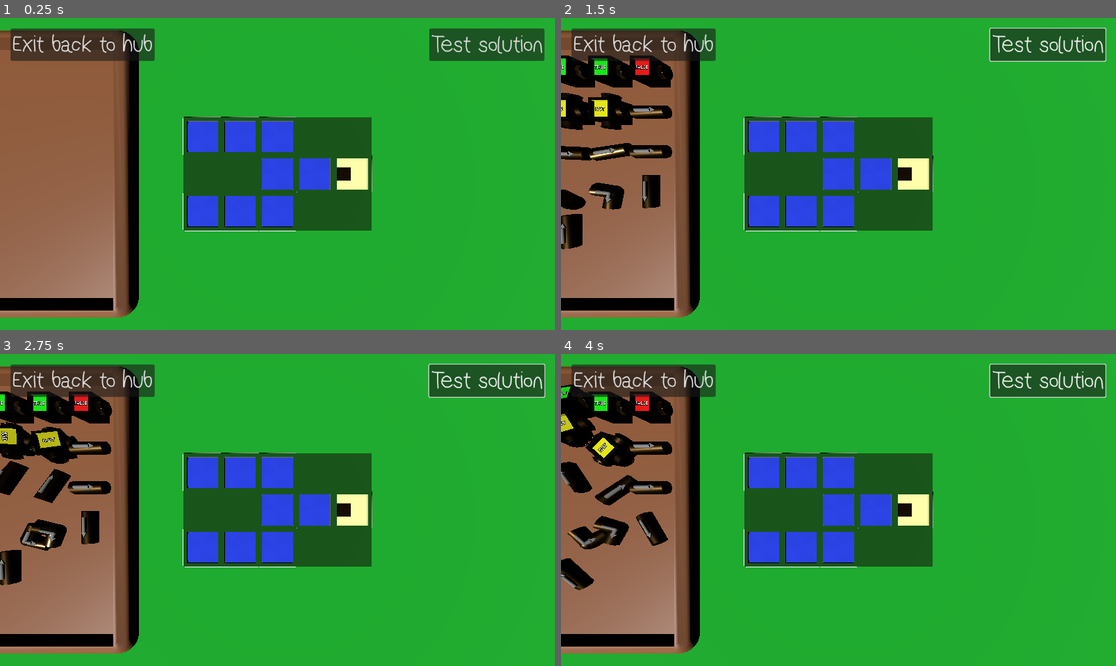
Above: before the commit, frames 1-4 (two rows, left to right).
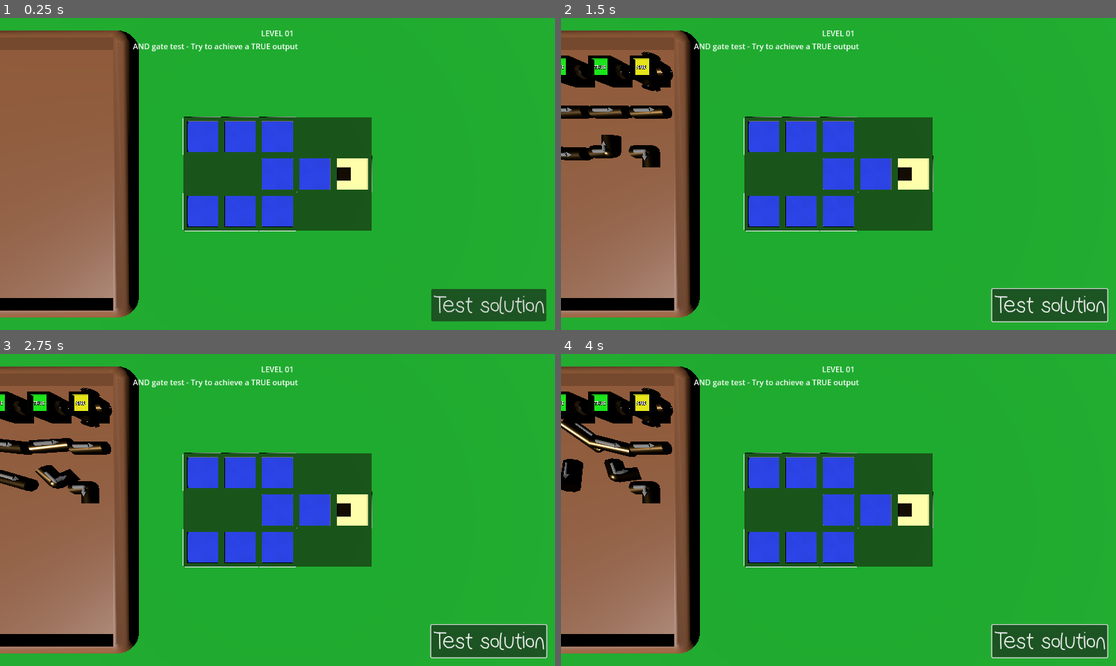
Above: after the commit, the same moments.

Repository: gingeapple182/COMP3000
Game: Godot game, scene res://Scenes/puzzle_board.tscn
Two runs of this game, one before a commit and one after it. Both use one fixed random seed, a clock stepped at 60 frames per second and the inputs below. This scene is started directly instead of the project's main scene.
Inputs (mouse positions are in pixels of both pictures, inside the frame that each line leads up to):
- Up to frame 1 (0.25 s): no input
- Up to frame 2 (1.5 s): click "Test solution" at 0.5 s; tap Enter (ui_accept) at 1.25 s; move the mouse to (960, 158) at 1.27 s; hold Right (ui_right) from 1.28 s (still down); hold L (switch_scene) from 1.28 s (still down); click (960, 158) at 1.42 s
- Up to frame 3 (2.75 s): tap Enter (ui_accept) at 1.52, 2.27 s; move the mouse to (166, 525) at 2.02 s; release Right (ui_right) at 2.03 s; release L (switch_scene) at 2.03 s; hold Down (ui_down) from 2.03 s (still down); tap ` (freefly) at 2.1 s; tap L (switch_scene) at 2.3 s
- Up to frame 4 (4 s): move the mouse to (894, 441) at 2.77 s; release Down (ui_down) at 2.78 s; hold Right (ui_right) 2.78-3.53 s; hold F (interact) 2.78-3.53 s; tap L (switch_scene) at 3.05, 3.8 s; move the mouse to (810, 572) at 3.52 s; hold Up (ui_up) from 3.53 s (still down); tap Shift (sprint) at 3.6 s; click (810, 572) at 3.67 s; tap Enter (ui_accept) at 3.77 s

The runs differ from the first frame. In frame 1, 7.2% of the frame differs, in the area x 1-99%, y 3-98%; in frame 2, 10%; in frame 3, 11%, in the area x 0-99%, y 3-98%; in frame 4, 11%.

Commit message:
Puzzle - LevelData
Made level data unique for different levels and added some basic styling

Added:
clipboard_menu.tres
- Button
- Label
- PanelContainer
- RichTextLabel
tylerPortrait.png
level_01/level_02/level_03.tres

Updated:
grid_manager.gd
- Added OR block logic
- Added error handling
level_complete.gd
- Rebound linked files
LevelData.gd
- Expanded level data inputs
pause_menu.gd
puzzle_controller.gd
- OR gate logic

Diff:
--- a/Levels/Level_Tutorial/level_01.tres
+++ b/Levels/Level_Tutorial/level_01.tres
@@ -4,20 +4,23 @@
 
 [resource]
 script = ExtResource("1_qwcqx")
-level_name = "Intro Logic Puzzle 01"
+level_id = "tutorial_level_01"
 tile_map = "11100
 00112
 11100"
-description = ""
+display_title = "LEVEL 01"
+level_description = "AND gate test - Try to achieve a TRUE output"
+level_complete_description = "Congratulations, you successfully completed the AND gate tutorial level"
+expected_output = 0
 true_value_count = 2
-false_value_count = 1
+false_value_count = 0
 and_gate_count = 1
-not_gate_count = 1
+not_gate_count = 0
 or_gate_count = 0
 L_U_connector_count = 1
 L_R_connector_count = 4
 L_D_connector_count = 1
-D_U_connector_count = 1
+D_U_connector_count = 0
 D_R_connector_count = 0
 U_R_connector_count = 0
-U_D_connector_count = 1
+U_D_connector_count = 0
--- a/Levels/Level_Tutorial/level_02.tres
+++ b/Levels/Level_Tutorial/level_02.tres
@@ -4,20 +4,24 @@
 
 [resource]
 script = ExtResource("1_cqs51")
-level_name = "Intro Logic Puzzle 02"
-tile_map = "11112
-00100
-11100"
-description = ""
-true_value_count = 2
-false_value_count = 1
-and_gate_count = 1
+level_id = "tutorial_level_02"
+tile_map = "00000
+11112
+00000
+"
+display_title = "LEVEL 02"
+level_description = "NOT gate test - Try to achieve a FALSE output"
+level_complete_description = "Congratulations, you successfully completed the NOT gate tutorial level"
+expected_output = 1
+true_value_count = 1
+false_value_count = 0
+and_gate_count = 0
 not_gate_count = 1
 or_gate_count = 0
-L_U_connector_count = 1
-L_R_connector_count = 4
-L_D_connector_count = 1
-D_U_connector_count = 1
+L_U_connector_count = 0
+L_R_connector_count = 2
+L_D_connector_count = 0
+D_U_connector_count = 0
 D_R_connector_count = 0
 U_R_connector_count = 0
-U_D_connector_count = 1
+U_D_connector_count = 0
--- /dev/null
+++ b/Levels/Level_Tutorial/level_03.tres
@@ -0,0 +1,26 @@
+[gd_resource type="Resource" script_class="LevelData" load_steps=2 format=3 uid="uid://d0xld8jy7kyix"]
+
+[ext_resource type="Script" path="res://Scripts/LevelData.gd" id="1_2gjhl"]
+
+[resource]
+script = ExtResource("1_2gjhl")
+level_id = "tutorial_level_03"
+tile_map = "11100
+00112
+11100"
+display_title = "LEVEL 03"
+level_description = "OR gate test - Try to achieve a TRUE output"
+level_complete_description = "Congratulations, you successfully completed the OR gate tutorial level"
+expected_output = 0
+true_value_count = 2
+false_value_count = 2
+and_gate_count = 0
+not_gate_count = 0
+or_gate_count = 1
+L_U_connector_count = 1
+L_R_connector_count = 4
+L_D_connector_count = 1
+D_U_connector_count = 0
+D_R_connector_count = 0
+U_R_connector_count = 0
+U_D_connector_count = 0
--- /dev/null
+++ b/Resources/Clipboard/cardboardPanel.tres
@@ -0,0 +1,10 @@
+[gd_resource type="StyleBoxFlat" format=3 uid="uid://w32rrqc5qme1"]
+
+[resource]
+bg_color = Color(0.545098, 0.419608, 0.290196, 1)
+border_width_left = 10
+border_width_top = 20
+border_width_right = 10
+border_color = Color(0.505239, 0.3867, 0.264262, 1)
+corner_radius_top_left = 10
+corner_radius_top_right = 10
--- /dev/null
+++ b/Resources/Clipboard/paperPanel.tres
@@ -0,0 +1,16 @@
+[gd_resource type="StyleBoxFlat" format=3 uid="uid://csoqj61svr6e8"]
+
+[resource]
+content_margin_left = 20.0
+content_margin_top = 20.0
+content_margin_right = 20.0
+content_margin_bottom = 20.0
+bg_color = Color(0.960784, 0.952941, 0.933333, 1)
+border_width_left = 2
+border_width_top = 2
+border_width_right = 2
+border_width_bottom = 2
+corner_radius_top_left = 2
+corner_radius_top_right = 2
+corner_radius_bottom_right = 2
+corner_radius_bottom_left = 2
--- /dev/null
+++ b/Resources/clipboard_menu.tres
@@ -0,0 +1,65 @@
+[gd_resource type="Theme" load_steps=6 format=3 uid="uid://b36gcvokacoai"]
+
+[ext_resource type="StyleBox" uid="uid://w32rrqc5qme1" path="res://Resources/Clipboard/cardboardPanel.tres" id="1_1fy3p"]
+[ext_resource type="FontFile" uid="uid://bwbipxb1wjho4" path="res://Scenes/Assets/Fonts/AppleStormRg.otf" id="2_2yn6a"]
+
+[sub_resource type="StyleBoxFlat" id="StyleBoxFlat_8t7vr"]
+content_margin_left = 10.0
+content_margin_top = 5.0
+content_margin_right = 10.0
+content_margin_bottom = 5.0
+bg_color = Color(0.903598, 0.903598, 0.903598, 0.219608)
+border_width_left = 2
+border_width_top = 2
+border_width_right = 2
+border_width_bottom = 2
+border_color = Color(0.548963, 0.548963, 0.548962, 1)
+border_blend = true
+corner_radius_top_left = 2
+corner_radius_top_right = 2
+corner_radius_bottom_right = 2
+corner_radius_bottom_left = 2
+
+[sub_resource type="StyleBoxFlat" id="StyleBoxFlat_mk3tb"]
+content_margin_left = 10.0
+content_margin_top = 5.0
+content_margin_right = 10.0
+content_margin_bottom = 5.0
+bg_color = Color(1, 1, 1, 0.219608)
+border_width_left = 2
+border_width_top = 2
+border_width_right = 2
+border_width_bottom = 2
+border_blend = true
+corner_radius_top_left = 2
+corner_radius_top_right = 2
+corner_radius_bottom_right = 2
+corner_radius_bottom_left = 2
+
+[sub_resource type="StyleBoxFlat" id="StyleBoxFlat_v0p7u"]
+content_margin_left = 15.0
+content_margin_top = 10.0
+content_margin_right = 15.0
+content_margin_bottom = 10.0
+bg_color = Color(0.775065, 0.775063, 0.775063, 0.219608)
+border_width_left = 2
+border_width_top = 2
+border_width_right = 2
+border_width_bottom = 2
+border_color = Color(0.450648, 0.450648, 0.450648, 1)
+border_blend = true
+corner_radius_top_left = 2
+corner_radius_top_right = 2
+corner_radius_bottom_right = 2
+corner_radius_bottom_left = 2
+
+[resource]
+default_font = ExtResource("2_2yn6a")
+Button/colors/font_color = Color(0.183591, 0.18359, 0.18359, 1)
+Button/styles/hover = SubResource("StyleBoxFlat_8t7vr")
+Button/styles/normal = SubResource("StyleBoxFlat_mk3tb")
+Button/styles/pressed = SubResource("StyleBoxFlat_v0p7u")
+Label/colors/font_color = Color(0, 0, 0, 1)
+Label/font_sizes/font_size = 25
+PanelContainer/styles/panel = ExtResource("1_1fy3p")
+RichTextLabel/colors/default_color = Color(0, 0, 0, 1)
--- a/Scenes/Assets/Assets/logic_block.tscn
+++ b/Scenes/Assets/Assets/logic_block.tscn
@@ -479,7 +479,6 @@
 material = ExtResource("2_tpvbb")
 
 [node name="OR" type="Node3D" parent="GATE"]
-visible = false
 
 [node name="CSGMesh3D" type="CSGMesh3D" parent="GATE/OR"]
 mesh = SubResource("BoxMesh_o18ic")
--- a/Scenes/Menus/level_complete.tscn
+++ b/Scenes/Menus/level_complete.tscn
@@ -1,10 +1,10 @@
-[gd_scene load_steps=5 format=3 uid="uid://drn8aswwgcesl"]
+[gd_scene load_steps=6 format=3 uid="uid://drn8aswwgcesl"]
 
 [ext_resource type="Script" path="res://Scripts/level_complete.gd" id="1_ndtel"]
+[ext_resource type="Theme" uid="uid://b36gcvokacoai" path="res://Resources/clipboard_menu.tres" id="2_gu5nw"]
+[ext_resource type="StyleBox" uid="uid://csoqj61svr6e8" path="res://Resources/Clipboard/paperPanel.tres" id="3_4cvl7"]
 
 [sub_resource type="CanvasItemMaterial" id="CanvasItemMaterial_umxbn"]
-
-[sub_resource type="Theme" id="Theme_spn1k"]
 
 [sub_resource type="Theme" id="Theme_qbokc"]
 
@@ -26,7 +26,7 @@
 grow_vertical = 2
 color = Color(0.419608, 0.419608, 0.419608, 0.729412)
 
-[node name="PanelContainer" type="PanelContainer" parent="."]
+[node name="ClipboardPanel" type="PanelContainer" parent="."]
 material = SubResource("CanvasItemMaterial_umxbn")
 layout_mode = 1
 anchors_preset = 7
@@ -39,39 +39,47 @@
 offset_right = 211.0
 grow_horizontal = 2
 grow_vertical = 0
-theme = SubResource("Theme_spn1k")
+theme = ExtResource("2_gu5nw")
 
-[node name="VBoxContainer" type="VBoxContainer" parent="PanelContainer"]
+[node name="PaperPanel" type="PanelContainer" parent="ClipboardPanel"]
+material = SubResource("CanvasItemMaterial_umxbn")
+layout_mode = 2
+theme = ExtResource("2_gu5nw")
+theme_override_styles/panel = ExtResource("3_4cvl7")
+
+[node name="VBoxContainer" type="VBoxContainer" parent="ClipboardPanel/PaperPanel"]
 layout_mode = 2
 theme = SubResource("Theme_qbokc")
 theme_override_constants/separation = 10
 
-[node name="Label" type="Label" parent="PanelContainer/VBoxContainer"]
+[node name="Label" type="Label" parent="ClipboardPanel/PaperPanel/VBoxContainer"]
 layout_mode = 2
 text = "LEVEL COMPLETE!"
 horizontal_alignment = 1
 
-[node name="RichTextLabel" type="RichTextLabel" parent="PanelContainer/VBoxContainer"]
+[node name="Description" type="RichTextLabel" parent="ClipboardPanel/PaperPanel/VBoxContainer"]
 layout_mode = 2
 text = "Congratulations for completing [LEVEL]"
 fit_content = true
+tab_size = 7
 
-[node name="HBoxContainer" type="HBoxContainer" parent="PanelContainer/VBoxContainer"]
+[node name="HBoxContainer" type="HBoxContainer" parent="ClipboardPanel/PaperPanel/VBoxContainer"]
 layout_mode = 2
 alignment = 1
 
-[node name="Button_Return" type="Button" parent="PanelContainer/VBoxContainer/HBoxContainer"]
+[node name="Button_Return" type="Button" parent="ClipboardPanel/PaperPanel/VBoxContainer/HBoxContainer"]
 layout_mode = 2
+theme = ExtResource("2_gu5nw")
 text = "Return to Hub"
 
-[node name="Button_Replay" type="Button" parent="PanelContainer/VBoxContainer/HBoxContainer"]
+[node name="Button_Replay" type="Button" parent="ClipboardPanel/PaperPanel/VBoxContainer/HBoxContainer"]
 layout_mode = 2
 text = "Replay"
 
-[node name="Button_Continue" type="Button" parent="PanelContainer/VBoxContainer/HBoxContainer"]
+[node name="Button_Continue" type="Button" parent="ClipboardPanel/PaperPanel/VBoxContainer/HBoxContainer"]
 layout_mode = 2
 text = "Next Level"
 
-[connection signal="pressed" from="PanelContainer/VBoxContainer/HBoxContainer/Button_Return" to="." method="_on_button_return_pressed"]
-[connection signal="pressed" from="PanelContainer/VBoxContainer/HBoxContainer/Button_Replay" to="." method="_on_button_replay_pressed"]
-[connection signal="pressed" from="PanelContainer/VBoxContainer/HBoxContainer/Button_Continue" to="." method="_on_button_continue_pressed"]
+[connection signal="pressed" from="ClipboardPanel/PaperPanel/VBoxContainer/HBoxContainer/Button_Return" to="." method="_on_button_return_pressed"]
+[connection signal="pressed" from="ClipboardPanel/PaperPanel/VBoxContainer/HBoxContainer/Button_Replay" to="." method="_on_button_replay_pressed"]
+[connection signal="pressed" from="ClipboardPanel/PaperPanel/VBoxContainer/HBoxContainer/Button_Continue" to="." method="_on_button_continue_pressed"]
--- a/Scenes/landing_menu.tscn
+++ b/Scenes/landing_menu.tscn
@@ -16,11 +16,18 @@
 grow_vertical = 2
 
 [node name="VBoxContainer" type="VBoxContainer" parent="CanvasLayer/MainMenu"]
-layout_mode = 0
-offset_left = 312.0
-offset_top = 137.0
-offset_right = 817.0
-offset_bottom = 514.0
+layout_mode = 1
+anchors_preset = 8
+anchor_left = 0.5
+anchor_top = 0.5
+anchor_right = 0.5
+anchor_bottom = 0.5
+offset_left = -252.5
+offset_top = -188.5
+offset_right = 252.5
+offset_bottom = 188.5
+grow_horizontal = 2
+grow_vertical = 2
 
 [node name="Title" type="Label" parent="CanvasLayer/MainMenu/VBoxContainer"]
 layout_mode = 2
--- a/Scenes/main.tscn
+++ b/Scenes/main.tscn
@@ -16,6 +16,7 @@
 [ext_resource type="PackedScene" uid="uid://bncfiuba1xc2i" path="res://Scenes/Assets/Assets/door_placeholder.tscn" id="12_w4s6r"]
 [ext_resource type="PackedScene" uid="uid://xf3y70bw7j1e" path="res://Scenes/Assets/Assets/noticeboard.tscn" id="13_n8f0u"]
 [ext_resource type="FontFile" uid="uid://bwbipxb1wjho4" path="res://Scenes/Assets/Fonts/AppleStormRg.otf" id="14_yvqja"]
+[ext_resource type="Texture2D" uid="uid://c4bg886unxj0y" path="res://Scenes/Assets/images/portraits/tylerPortrait.png" id="16_pujfh"]
 [ext_resource type="Script" path="res://Scripts/LevelData.gd" id="17_xajek"]
 [ext_resource type="Resource" uid="uid://b27tdk5gxl6dt" path="res://Levels/Level_Tutorial/level_01.tres" id="18_y3gnq"]
 
@@ -134,23 +135,27 @@
 is_open = true
 
 [node name="PhotoFrames" type="Node3D" parent="OfficeHub01/Tutorial"]
-transform = Transform3D(1, 0, 0, 0, 1, 0, 0, 0, 1, 14.5455, -2.27273, -1.45455)
+transform = Transform3D(1, 0, 0, 0, 1, 0, 0, 0, 1, 14.5455, -2.27273, -1.26346)
 
 [node name="PhotoFrame" parent="OfficeHub01/Tutorial/PhotoFrames" instance=ExtResource("7_untni")]
-transform = Transform3D(-1.5, 0, 2.26494e-07, 0, 1.5, 0, -2.26494e-07, 0, -1.5, -17.2954, 3.60456, 5.25)
+transform = Transform3D(-1.5, 0, 2.26494e-07, 0, 1.5, 0, -2.26494e-07, 0, -1.5, -20.0928, 3.60456, 5.25)
 portrait = ExtResource("8_m5v0v")
 
 [node name="PhotoFrame2" parent="OfficeHub01/Tutorial/PhotoFrames" instance=ExtResource("7_untni")]
-transform = Transform3D(-1.5, 0, 2.26494e-07, 0, 1.5, 0, -2.26494e-07, 0, -1.5, -20.1954, 3.60456, 5.25)
+transform = Transform3D(-1.5, 0, 2.26494e-07, 0, 1.5, 0, -2.26494e-07, 0, -1.5, -22.129, 3.60456, 5.25)
 portrait = ExtResource("8_hlpnh")
 
 [node name="PhotoFrame3" parent="OfficeHub01/Tutorial/PhotoFrames" instance=ExtResource("7_untni")]
-transform = Transform3D(-1.5, 0, 2.26494e-07, 0, 1.5, 0, -2.26494e-07, 0, -1.5, -23.2954, 3.60456, 5.25)
+transform = Transform3D(-1.5, 0, 2.26494e-07, 0, 1.5, 0, -2.26494e-07, 0, -1.5, -24.2004, 3.60456, 5.25)
 portrait = ExtResource("10_ht3cb")
 
 [node name="PhotoFrame4" parent="OfficeHub01/Tutorial/PhotoFrames" instance=ExtResource("7_untni")]
-transform = Transform3D(-1.5, 0, 2.26494e-07, 0, 1.5, 0, -2.26494e-07, 0, -1.5, -26.3954, 3.60456, 5.25)
+transform = Transform3D(-1.5, 0, 2.26494e-07, 0, 1.5, 0, -2.26494e-07, 0, -1.5, -18.0866, 3.60456, 5.25)
 portrait = ExtResource("11_nldl1")
+
+[node name="PhotoFrame5" parent="OfficeHub01/Tutorial/PhotoFrames" instance=ExtResource("7_untni")]
+transform = Transform3D(-1.5, 0, 5.84122e-07, 0, 1.5, 0, -5.84122e-07, 0, -1.5, -26.3523, 3.605, 5.25)
+portrait = ExtResource("16_pujfh")
 
 [node name="Desk2" parent="OfficeHub01/Tutorial" instance=ExtResource("5_e2qkm")]
 transform = Transform3D(-0.909091, 0, 7.94753e-08, 0, 0.909091, 0, -7.94753e-08, 0, -0.909091, -7, -1.79699, -1.81818)
@@ -193,6 +198,7 @@
 
 [node name="CSGCombiner3D" type="CSGCombiner3D" parent="OfficeHub01/Tutorial/Interactables"]
 transform = Transform3D(1, 0, 0, 0, 1, 0, 0, 0, 1, -7.14172, 0, 0)
+visible = false
 use_collision = true
 script = ExtResource("3_c2668")
 target_scene = ExtResource("4_k0pae")
--- a/Scenes/puzzle_board.tscn
+++ b/Scenes/puzzle_board.tscn
@@ -8,6 +8,7 @@
 [ext_resource type="Resource" uid="uid://b27tdk5gxl6dt" path="res://Levels/Level_Tutorial/level_01.tres" id="2_s27bq"]
 [ext_resource type="PackedScene" uid="uid://0ltp5rltjb7a" path="res://Scenes/Assets/Assets/grid_slot_inactive.tscn" id="3_40yeu"]
 [ext_resource type="PackedScene" uid="uid://hv0cidxt56rm" path="res://Scenes/Assets/Assets/logic_block.tscn" id="5_a0mmd"]
+[ext_resource type="Resource" uid="uid://d0xld8jy7kyix" path="res://Levels/Level_Tutorial/level_03.tres" id="5_d4wm2"]
 [ext_resource type="PackedScene" uid="uid://n32v3jeq450r" path="res://Scenes/pause_menu.tscn" id="5_gj2ys"]
 [ext_resource type="PackedScene" uid="uid://c2c2hh56sjnw" path="res://Scenes/Assets/Assets/grid_slot_output.tscn" id="5_kf5ye"]
 [ext_resource type="Theme" uid="uid://c5h5ivvy177xi" path="res://Resources/default_theme.tres" id="6_rg4rv"]
@@ -33,7 +34,7 @@
 script = ExtResource("1_54mf1")
 debug_level = ExtResource("2_laves")
 current_level = ExtResource("2_laves")
-levels = Array[ExtResource("2_gqqr1")]([ExtResource("2_s27bq"), ExtResource("2_laves")])
+levels = Array[ExtResource("2_gqqr1")]([ExtResource("2_s27bq"), ExtResource("2_laves"), ExtResource("5_d4wm2")])
 block_scene = ExtResource("5_a0mmd")
 hover_height = 1.0
 
@@ -116,24 +117,63 @@
 [node name="CanvasLayer" type="CanvasLayer" parent="."]
 
 [node name="Button" type="Button" parent="CanvasLayer"]
+visible = false
 offset_left = 22.0
 offset_top = 22.0
 offset_right = 222.0
 offset_bottom = 89.0
 theme = ExtResource("6_rg4rv")
+disabled = true
 text = "Exit back to hub"
 
 [node name="TestSolution" type="Button" parent="CanvasLayer"]
-anchors_preset = 1
+anchors_preset = 3
 anchor_left = 1.0
+anchor_top = 1.0
 anchor_right = 1.0
-offset_left = -222.0
-offset_top = 22.0
-offset_right = -22.0
-offset_bottom = 89.0
+anchor_bottom = 1.0
+offset_left = -257.0
+offset_top = -85.0
+offset_right = -18.0
+offset_bottom = -18.0
 grow_horizontal = 0
+grow_vertical = 0
 theme = ExtResource("6_rg4rv")
 text = "Test solution"
+
+[node name="Control" type="Control" parent="CanvasLayer"]
+custom_minimum_size = Vector2(0, 100)
+layout_mode = 3
+anchors_preset = 5
+anchor_left = 0.5
+anchor_right = 0.5
+offset_left = -300.0
+offset_top = 20.0
+offset_right = 300.0
+offset_bottom = 100.0
+grow_horizontal = 2
+
+[node name="VBoxContainer" type="VBoxContainer" parent="CanvasLayer/Control"]
+layout_mode = 1
+anchors_preset = 15
+anchor_right = 1.0
+anchor_bottom = 1.0
+grow_horizontal = 2
+grow_vertical = 2
+alignment = 1
+
+[node name="DisplayTitle" type="Label" parent="CanvasLayer/Control/VBoxContainer"]
+layout_mode = 2
+text = "TITLE"
+horizontal_alignment = 1
+
+[node name="LevelDescription" type="RichTextLabel" parent="CanvasLayer/Control/VBoxContainer"]
+layout_mode = 2
+size_flags_vertical = 3
+text = "Use the available logic components to route signals correctly and satisfy the required output condition.
+"
+fit_content = true
+scroll_active = false
 
 [node name="PauseMenu" parent="." instance=ExtResource("5_gj2ys")]
 process_mode = 3
--- a/Scripts/LevelData.gd
+++ b/Scripts/LevelData.gd
@@ -1,9 +1,18 @@
 extends Resource
 class_name LevelData
 
-@export var level_name: String = ""
+@export var level_id: String = ""
 @export_multiline var tile_map: String = ""
-@export var description: String = ""
+@export var display_title: String = ""
+@export_multiline var level_description: String = ""
+@export_multiline var level_complete_description: String = ""
+
+enum OutputGoals {
+	TRUE,
+	FALSE
+	# Extendable further
+}
+@export var expected_output: OutputGoals = OutputGoals.TRUE
 
 # --- Block availability ---
 @export var true_value_count: int = 0
--- a/Scripts/grid_manager.gd
+++ b/Scripts/grid_manager.gd
@@ -1,4 +1,6 @@
 extends Node3D
+## -- unsorted
+var expected_output: LevelData.OutputGoals = LevelData.OutputGoals.TRUE
 
 ## -- Grid generation -- ##
 @export var active_slot_scene: PackedScene
@@ -390,7 +392,12 @@
 				if v == false:
 					return false
 			return true
-		#LogicBlock.GateType.OR:
+		LogicBlock.GateType.OR:
+			#OR: TRUE if any input TRUE
+			for v in input_values:
+				if v == true:
+					return true
+			return false
 		_:
 			return false
 
@@ -490,12 +497,20 @@
 			all_valid = false
 			continue
 
-		if slot.signal_value != true:
-			print("[OUTPUT INVALID] At", slot.grid_position, "expected = TRUE got =", slot.signal_value)
-			all_valid = false
-			continue
-
-		print("[OUTPUT VALID] At", slot.grid_position, "value = TRUE")
+		match expected_output:
+			LevelData.OutputGoals.TRUE:
+				if slot.signal_value != true:
+					print("[OUTPUT INVALID] At", slot.grid_position, "expected = TRUE got =", slot.signal_value)
+					all_valid = false
+				else:
+					print("[OUTPUT VALID] At", slot.grid_position, "value = TRUE")
+
+			LevelData.OutputGoals.FALSE:
+				if slot.signal_value != false:
+					print("[OUTPUT INVALID] At", slot.grid_position, "expected = FALSE got =", slot.signal_value)
+					all_valid = false
+				else:
+					print("[OUTPUT VALID] At", slot.grid_position, "value = FALSE")
 
 	return all_valid
 
@@ -596,6 +611,6 @@
 func apply_level(level: LevelData) -> void:
 	# Inject tile map from level data
 	tile_map_string = level.tile_map
-
+	expected_output = level.expected_output
 	# Rebuild grid using the new tile map
 	generate_grid()
--- a/Scripts/level_complete.gd
+++ b/Scripts/level_complete.gd
@@ -7,11 +7,11 @@
 	OFFICE_COMPLETE
 }
 var mode: PopupMode = PopupMode.LEVEL_COMPLTE
-@onready var label: Label = $PanelContainer/VBoxContainer/Label
-@onready var rich_text_label: RichTextLabel = $PanelContainer/VBoxContainer/RichTextLabel
-@onready var button_return: Button = $PanelContainer/VBoxContainer/HBoxContainer/Button_Return
-@onready var button_replay: Button = $PanelContainer/VBoxContainer/HBoxContainer/Button_Replay
-@onready var button_continue: Button = $PanelContainer/VBoxContainer/HBoxContainer/Button_Continue
+@onready var label: Label = $ClipboardPanel/PaperPanel/VBoxContainer/Label
+@onready var rich_text_label: RichTextLabel = $ClipboardPanel/PaperPanel/VBoxContainer/Description
+@onready var button_return: Button = $ClipboardPanel/PaperPanel/VBoxContainer/HBoxContainer/Button_Return
+@onready var button_replay: Button = $ClipboardPanel/PaperPanel/VBoxContainer/HBoxContainer/Button_Replay
+@onready var button_continue: Button = $ClipboardPanel/PaperPanel/VBoxContainer/HBoxContainer/Button_Continue
 
 func _ready() -> void:
 	process_mode = Node.PROCESS_MODE_ALWAYS
@@ -32,13 +32,14 @@
 	match mode:
 		PopupMode.LEVEL_COMPLTE:
 			label.text = "Issue Resolved"
-			rich_text_label.text = ""
+			rich_text_label.text = "Congratulations on completing the level" # + current_level.display_title
 			button_continue.visible = true
 			button_replay.visible = true
 
 		PopupMode.OFFICE_COMPLETE:
 			label.text = "Office Systems Restored"
-			rich_text_label.text = "All issues in this office have been resolved."
+			rich_text_label.text = "All issues in this office have been resolved.
+			You may now return to the office"
 			button_continue.visible = false
 			button_replay.visible = false
 
--- a/Scripts/pause_menu.gd
+++ b/Scripts/pause_menu.gd
@@ -37,7 +37,7 @@
 	var scene = get_tree().current_scene.name
 	if scene == "Main":
 		GameManager.change_scene("landing_menu")
-	elif scene.begins_with("Puzzle_") or scene.begins_with("Level_"):
+	elif scene.begins_with("Puzzle") or scene.begins_with("Level_") or scene.begins_with("tutorial_"):
 		Input.set_mouse_mode(Input.MOUSE_MODE_CAPTURED)
 		GameManager.change_scene("hub_01")
 
--- a/Scripts/puzzle_controller.gd
+++ b/Scripts/puzzle_controller.gd
@@ -7,6 +7,8 @@
 
 @export var block_scene: PackedScene
 @onready var block_spawn: Node3D = $Elements/BlockSpawn
+@onready var level_display_title: Label = $CanvasLayer/Control/VBoxContainer/DisplayTitle
+@onready var level_description: RichTextLabel = $CanvasLayer/Control/VBoxContainer/LevelDescription
 
 
 ## -- Scene refs -- ##
@@ -203,10 +205,12 @@
 	current_level_index = index
 	current_level = levels[index]
 
-	print("[PUZZLE] Loading level:", current_level.level_name)
+	print("[PUZZLE] Loading level:", current_level.level_id)
 
 	clear_level_blocks()
 
+	level_display_title.text = current_level.display_title
+	level_description.text = current_level.level_description
 	grid_manager.apply_level(current_level)
 	spawn_blocks_for_level(current_level)
 
@@ -299,6 +303,14 @@
 			configure_block(block, LogicBlock.BlockType.GATE, LogicBlock.GateType.NOT)
 		index += 1
 
+	# OR gates
+	for i in range(level.or_gate_count):
+		var spawn_pos := get_tray_spawn_position(start_pos, index, blocks_per_row, x_spacing, z_spacing)
+		block = spawn_block(block_scene, spawn_pos)
+		if block:
+			configure_block(block, LogicBlock.BlockType.GATE, LogicBlock.GateType.OR)
+		index += 1
+
 	# L_R connectors
 	for i in range(level.L_R_connector_count):
 		var spawn_pos := get_tray_spawn_position(start_pos, index, blocks_per_row, x_spacing, z_spacing)
Binary file added: Scenes/Assets/images/portraits/tylerPortrait.png
Not shown, added: Scenes/Assets/images/portraits/tylerPortrait.png.import
Not shown: 1 places in Scenes/main.tscn that only renumber resources
Not shown: 1 places in Scenes/puzzle_board.tscn that only renumber resources
